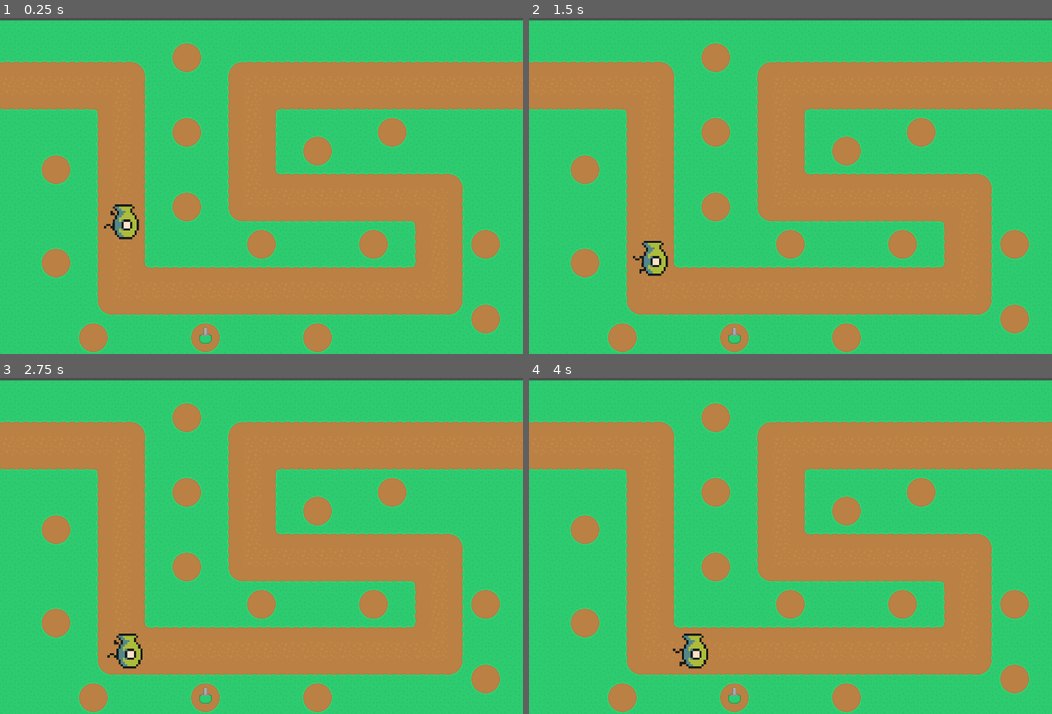
Above: before the commit, frames 1-4 (two rows, left to right).
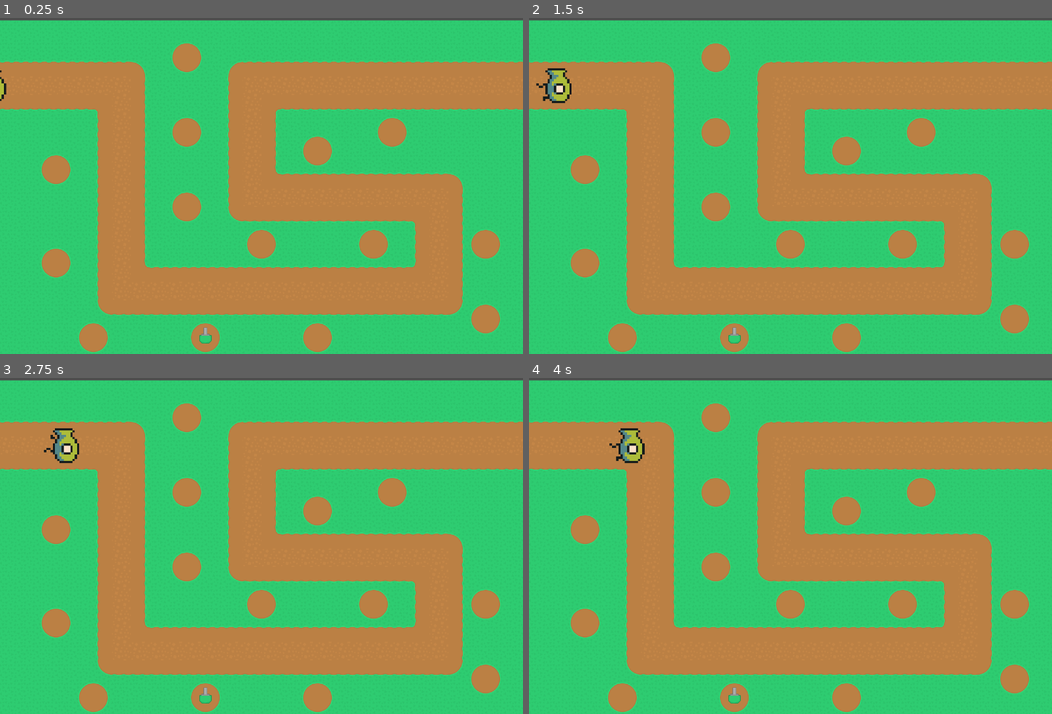
Above: after the commit, the same moments.

Repository: hucu314/towerdefense
Game: Godot game, scene res://Scenes/game.tscn
Two runs of this game, one before a commit and one after it. Both use one fixed random seed, a clock stepped at 60 frames per second and the inputs below.
Inputs (mouse positions are in pixels of both pictures, inside the frame that each line leads up to):
- Up to frame 1 (0.25 s): no input
- Up to frame 2 (1.5 s): move the mouse to (905, 169) at 0.52 s; move the mouse to (685, 202) at 1.27 s
- Up to frame 3 (2.75 s): move the mouse to (313, 472) at 2.02 s
- Up to frame 4 (4 s): move the mouse to (764, 613) at 2.77 s; move the mouse to (947, 596) at 3.52 s

The runs differ from the first frame. In frame 1, 0.5% of the frame differs, in the area x 0-27%, y 15-66%; in frame 2, 0.9%, in the area x 1-27%, y 14-77%; in frame 3, 0.9%; in frame 4, 0.9%.

Commit message:
just to make sure

Diff:
--- a/Scenes/game.tscn
+++ b/Scenes/game.tscn
@@ -4397,9 +4397,8 @@
 curve = SubResource("Curve2D_0bnom")
 
 [node name="PathFollow2D" type="PathFollow2D" parent="Enemies/Path2D"]
-position = Vector2(-480, 89.5996)
+position = Vector2(-960, -352)
 rotation = 1.5708
-progress = 921.599
 rotates = false
 
 [node name="CharacterBody2D" parent="Enemies/Path2D/PathFollow2D" instance=ExtResource("3_e17m7")]
